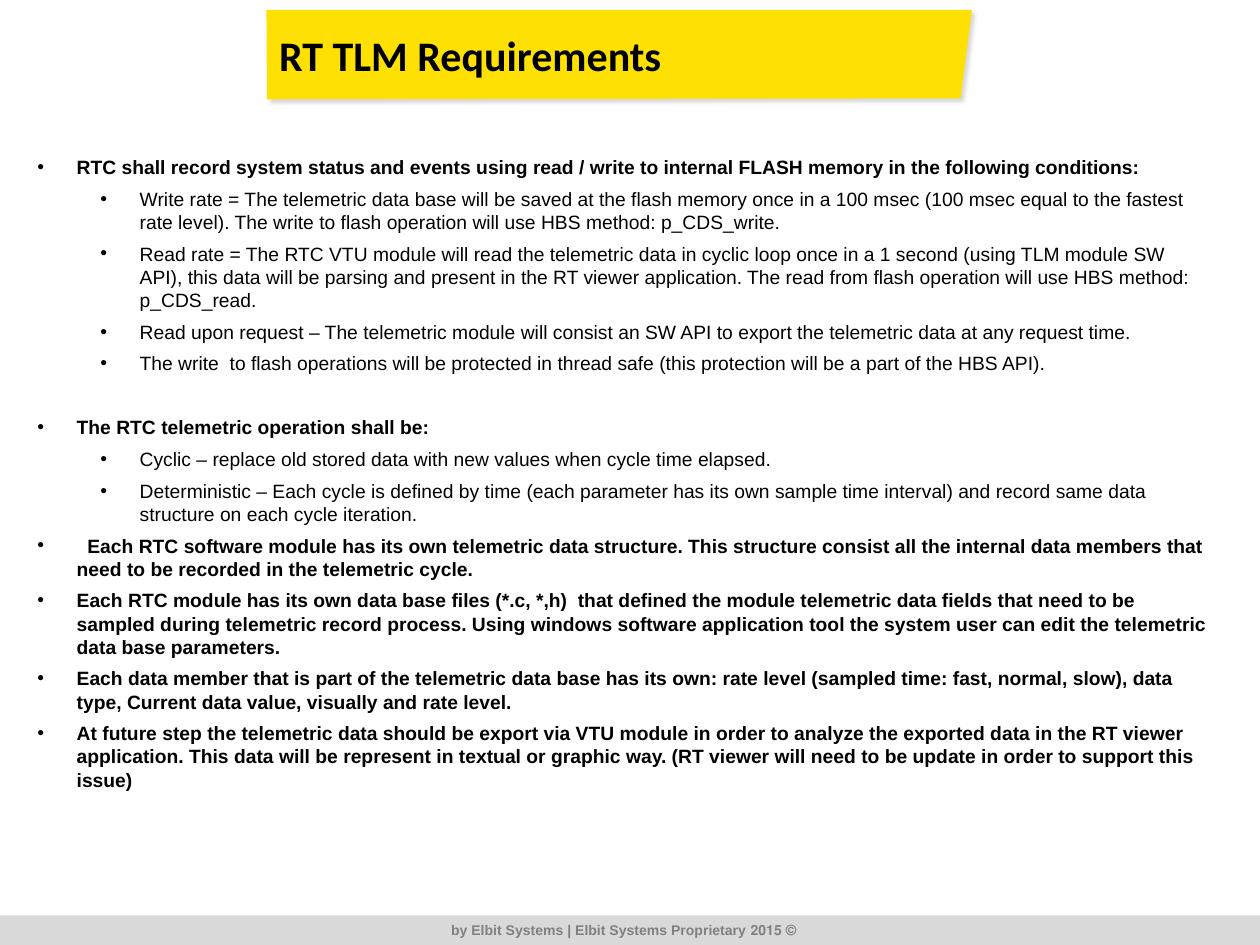
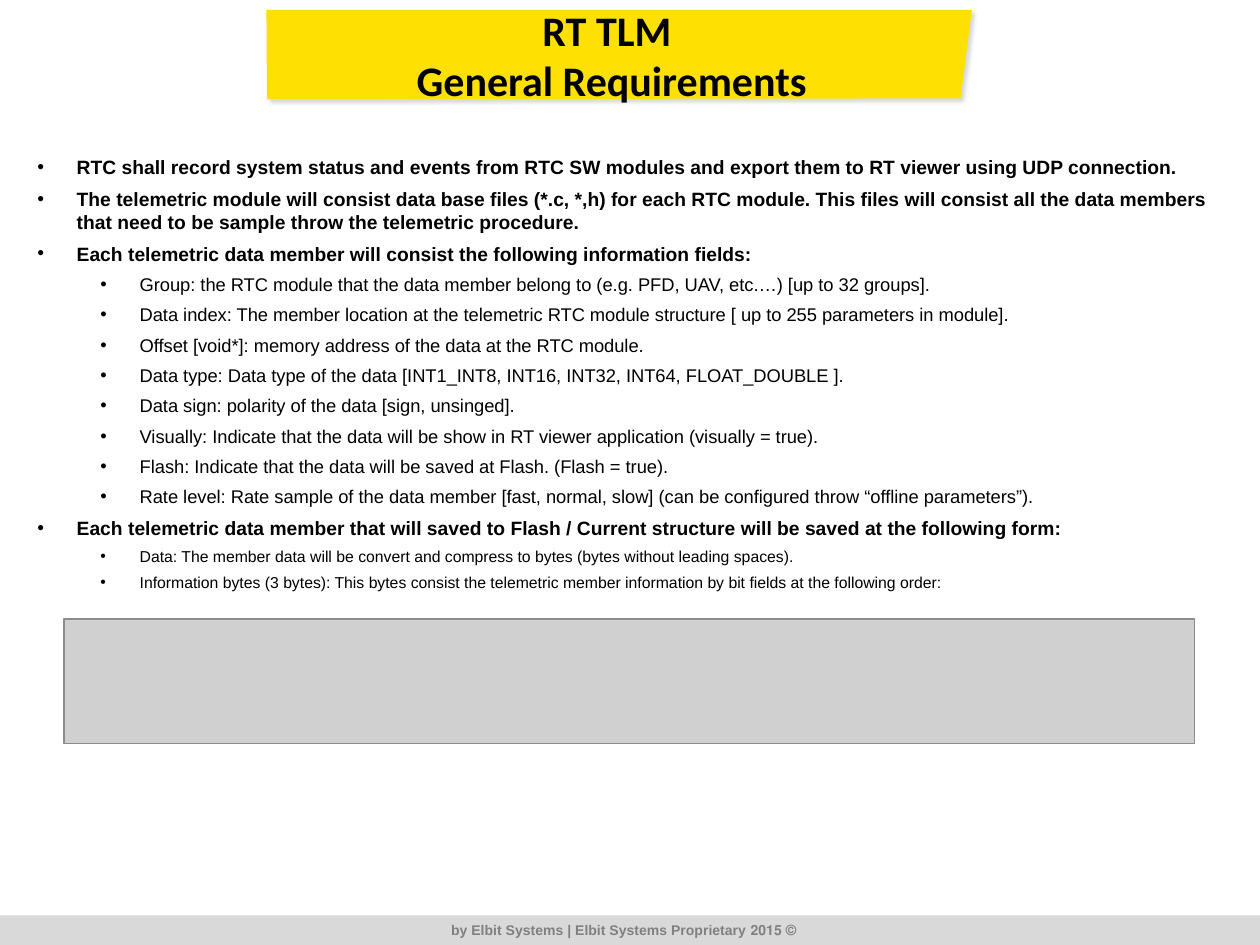
Before and after one commit to RoeeZinoueCommIT/Elbit_Telemetric, a slide deck: slide 2 of DR/Ver_1_002/ALPstar_TLM_DR_1_002.pptx. Drawn at 1260x945 pixels with LibreOffice and Linux fonts; fonts in the diff are those of the drawing; grey boxes stand for pictures; background and template pictures are left out. Boxes give left, top, right and bottom in pixels: in the first picture for what was removed or moved away, otherwise in the second. Text is boxed around its words. In the diff, an @@ line names an element or a change of style, - is before the commit and + after.

Commit message:
Commit fix: a. RTC: change header place to be first 2 byte in each packets at current values. b. RT viewer: Fix some issues and stability bugs.

```diff
--- a/DR/Ver_1_002/ALPstar_TLM_DR_1_002.pptx
+++ b/DR/Ver_1_002/ALPstar_TLM_DR_1_002.pptx
@@ title at bbox=[417, 18, 807, 107]: text changed @@
-RT TLM Requirements
+RT TLM
+General Requirements
@@ text at bbox=[77, 160, 1206, 592]: text changed; size 11 to 10.5 pt; bold off @@
-• RTC shall record system status and events using read / write to internal FLASH memory in the following conditions:
-  • Write rate = The telemetric data base will be saved at the flash memory once in a 100 msec (100 msec equal to the fastest rate level). The write to flash operation will use HBS method: p_CDS_write.
-  • Read rate = The RTC VTU module will read the telemetric data in cyclic loop once in a 1 second (using TLM module SW API), this data will be parsing and present in the RT viewer application. The read from flash operation will use HBS method: p_CDS_read.
-  • Read upon request – The telemetric module will consist an SW API to export the telemetric data at any request time.
-  • The write to flash operations will be protected in thread safe (this protection will be a part of the HBS API).
-• The RTC telemetric operation shall be:
-  • Cyclic – replace old stored data with new values when cycle time elapsed.
-  • Deterministic – Each cycle is defined by time (each parameter has its own sample time interval) and record same data structure on each cycle iteration.
-• Each RTC software module has its own telemetric data structure. This structure consist all the internal data members that need to be recorded in the telemetric cycle.
-• Each RTC module has its own data base files (*.c, *,h) that defined the module telemetric data fields that need to be sampled during telemetric record process. Using windows software application tool the system user can edit the telemetric data base parameters.
-• Each data member that is part of the telemetric data base has its own: rate level (sampled time: fast, normal, slow), data type, Current data value, visually and rate level.
-• At future step the telemetric data should be export via VTU module in order to analyze the exported data in the RT viewer application. This data will be represent in textual or graphic way. (RT viewer will need to be update in order to support this issue)
+• RTC shall record system status and events from RTC SW modules and export them to RT viewer using UDP connection.
+• The telemetric module will consist data base files (*.c, *,h) for each RTC module. This files will consist all the data members that need to be sample throw the telemetric procedure.
+• Each telemetric data member will consist the following information fields:
+  • Group: the RTC module that the data member belong to (e.g. PFD, UAV, etc.…) [up to 32 groups].
+  • Data index: The member location at the telemetric RTC module structure [ up to 255 parameters in module].
+  • Offset [void*]: memory address of the data at the RTC module.
+  • Data type: Data type of the data [INT1_INT8, INT16, INT32, INT64, FLOAT_DOUBLE ].
+  • Data sign: polarity of the data [sign, unsinged].
+  • Visually: Indicate that the data will be show in RT viewer application (visually = true).
+  • Flash: Indicate that the data will be saved at Flash. (Flash = true).
+  • Rate level: Rate sample of the data member [fast, normal, slow] (can be configured throw “offline parameters”).
+• Each telemetric data member that will saved to Flash / Current structure will be saved at the following form:
+  • Data: The member data will be convert and compress to bytes (bytes without leading spaces).
+  • Information bytes (3 bytes): This bytes consist the telemetric member information by bit fields at the following order:
@@ picture added at bbox=[64, 619, 1194, 743] @@
```
Also in this commit, not shown: 3 other slides changed, 5 slides added, 2 slides removed, 43 other files.
